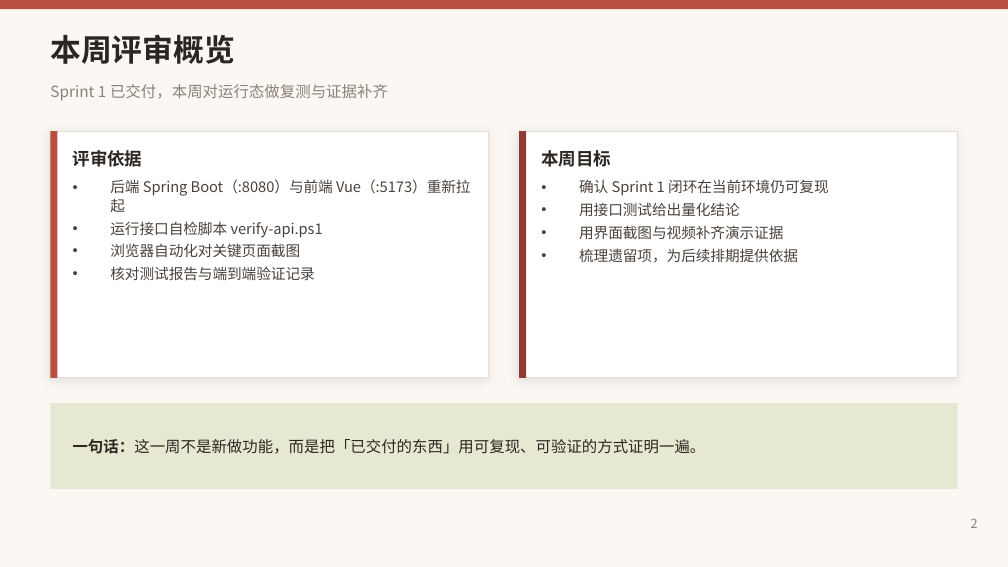
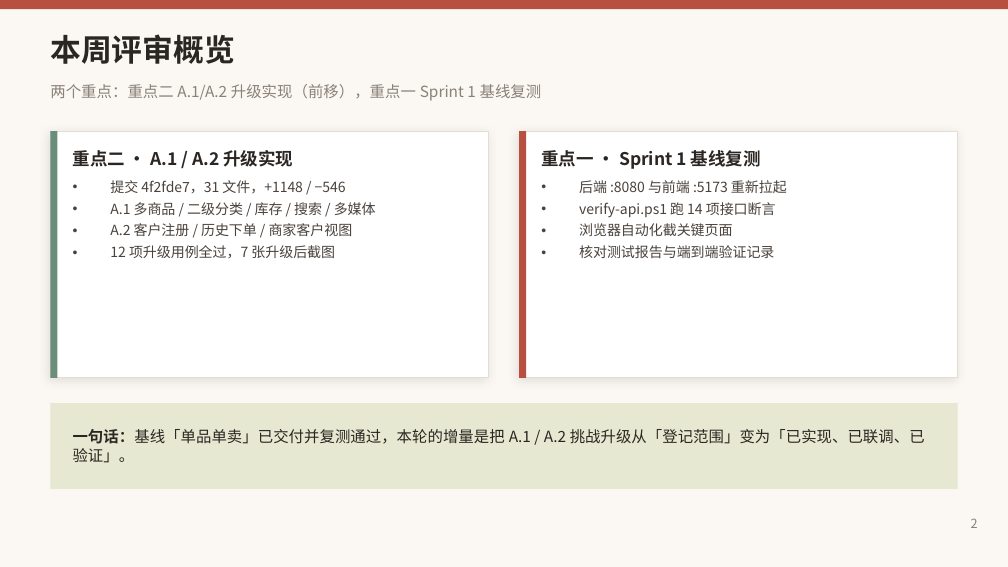
Before and after one commit to kaskk345/pingxixi-online-shoppingplatform, a slide deck: slide 2 of docs/media/第二周_第二次评审_讲述版.pptx. Drawn at 1008x567 pixels with LibreOffice and Linux fonts; fonts in the diff are those of the drawing. Boxes give left, top, right and bottom in pixels: in the first picture for what was removed or moved away, otherwise in the second. Text is boxed around its words. In the diff, an @@ line names an element or a change of style, - is before the commit and + after.

Commit message:
docs(评审): 讲述版PPT升级为13页（A.1/A.2扩为3页）并重导出逐页预览图片

```diff
--- a/docs/media/第二周_第二次评审_讲述版.pptx
+++ b/docs/media/第二周_第二次评审_讲述版.pptx
@@ text at (50,84,542,101): text changed @@
-Sprint 1 已交付，本周对运行态做复测与证据补齐
+两个重点：重点二 A.1/A.2 升级实现（前移），重点一 Sprint 1 基线复测
@@ rectangle at (50,131,57,378): fill #B85042 to #6B8E7B @@
@@ rectangle at (519,131,526,378): fill #8E3B33 to #B85042 @@
@@ text at (73,150,293,167): text changed @@
-评审依据
+重点二 · A.1 / A.2 升级实现
@@ text at (541,150,761,169): text changed @@
-本周目标
+重点一 · Sprint 1 基线复测
@@ text at (110,180,376,258): text changed; size 10.5 to 10 pt @@
-• 后端 Spring Boot（:8080）与前端 Vue（:5173）重新拉起
-• 运行接口自检脚本 verify-api.ps1
-• 浏览器自动化对关键页面截图
-• 核对测试报告与端到端验证记录
+• 提交 4f2fde7，31 文件，+1148 / −546
+• A.1 多商品 / 二级分类 / 库存 / 搜索 / 多媒体
+• A.2 客户注册 / 历史下单 / 商家客户视图
+• 12 项升级用例全过，7 张升级后截图
@@ text at (579,180,787,258): text changed; size 10.5 to 10 pt @@
-• 确认 Sprint 1 闭环在当前环境仍可复现
-• 用接口测试给出量化结论
-• 用界面截图与视频补齐演示证据
-• 梳理遗留项，为后续排期提供依据
+• 后端 :8080 与前端 :5173 重新拉起
+• verify-api.ps1 跑 14 项接口断言
+• 浏览器自动化截关键页面
+• 核对测试报告与端到端验证记录
@@ text at (73,429,925,463): text changed @@
-一句话：这一周不是新做功能，而是把「已交付的东西」用可复现、可验证的方式证明一遍。
+一句话：基线「单品单卖」已交付并复测通过，本轮的增量是把 A.1 / A.2 挑战升级从「登记范围」变为「已实现、已联调、已验证」。
```
Also in this commit, not shown: 8 other slides changed, 4 slides added, 2 slides removed, 16 other files.
